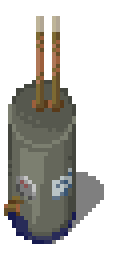
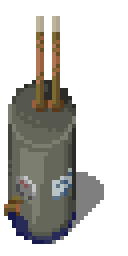
Layer changes from the first 128x256 image to the second:
painted on "n" over (x1=24, y1=80, x2=76, y2=200)
